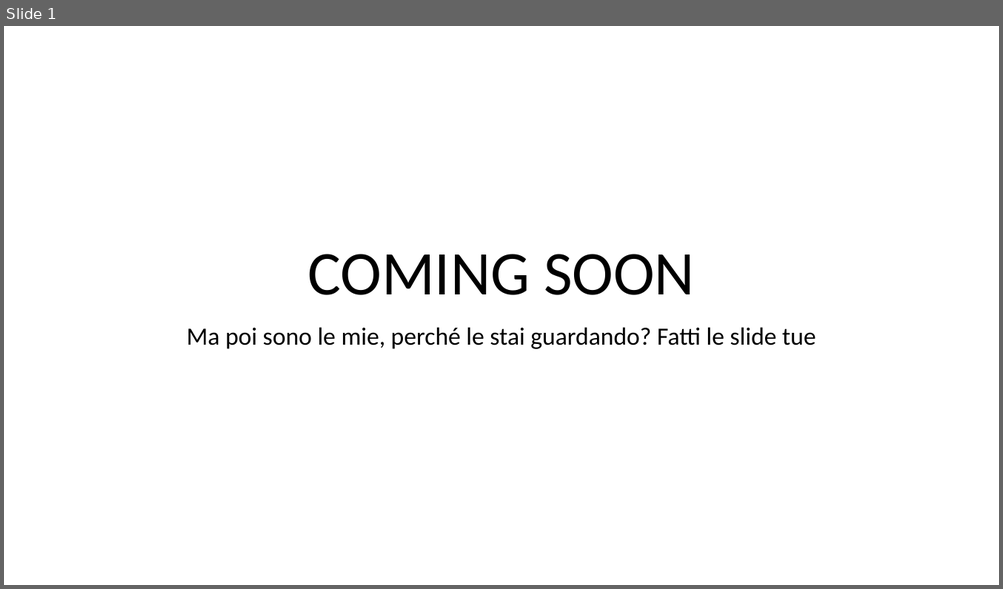
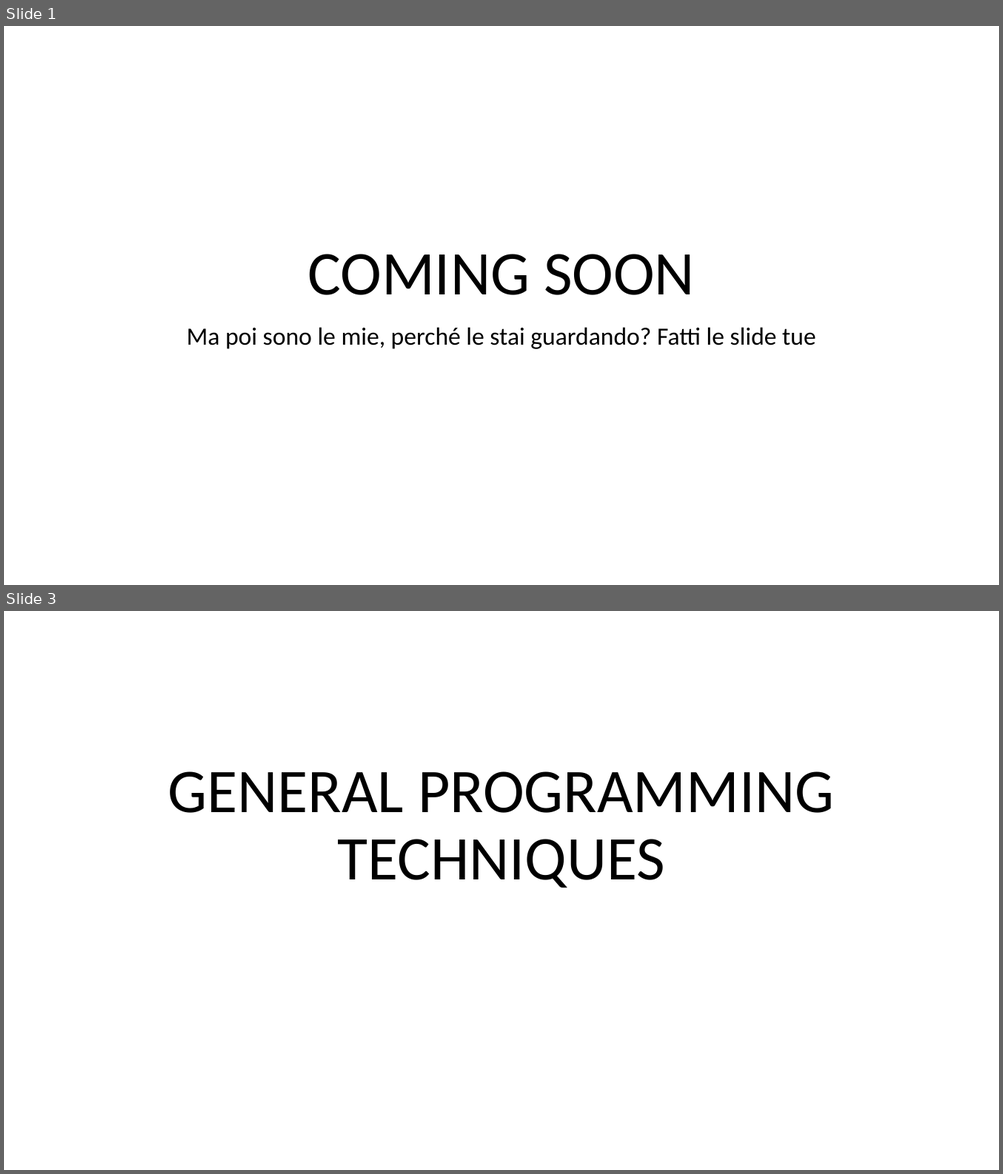
Before and after one commit to fparricelli/Encrypted-data-exchange-between-two-Arduino-boards-using-Symmetric-Encryption, a slide deck: Documentazione e cose così/Slide_concettuali_Luca.pptx. Shown one above the other, each under a label of ours: slide 1 before the commit, slides 1 and 3 after it; the slides between them are not shown. The pictures are 1003x589 and 1003x1174 pixels, drawn with LibreOffice and Linux fonts; fonts in the diff are those of the drawing. Boxes give left, top, right and bottom in pixels: in the first picture for what was removed or moved away, otherwise in the second. Text is boxed around its words. In the diff, an @@ line names an element or a change of style, - is before the commit and + after.

```diff
--- a/Documentazione e cose così/Slide_concettuali_Luca.pptx
+++ b/Documentazione e cose così/Slide_concettuali_Luca.pptx
@@ slide 3 added at (4,611,999,1170), background #FFFFFF @@
@@ title added at (168,772,834,888), 60 pt, text #000000 @@
+GENERAL PROGRAMMING TECHNIQUES
```
Also in this commit, not shown: 8 other slides added, 10 other files.
